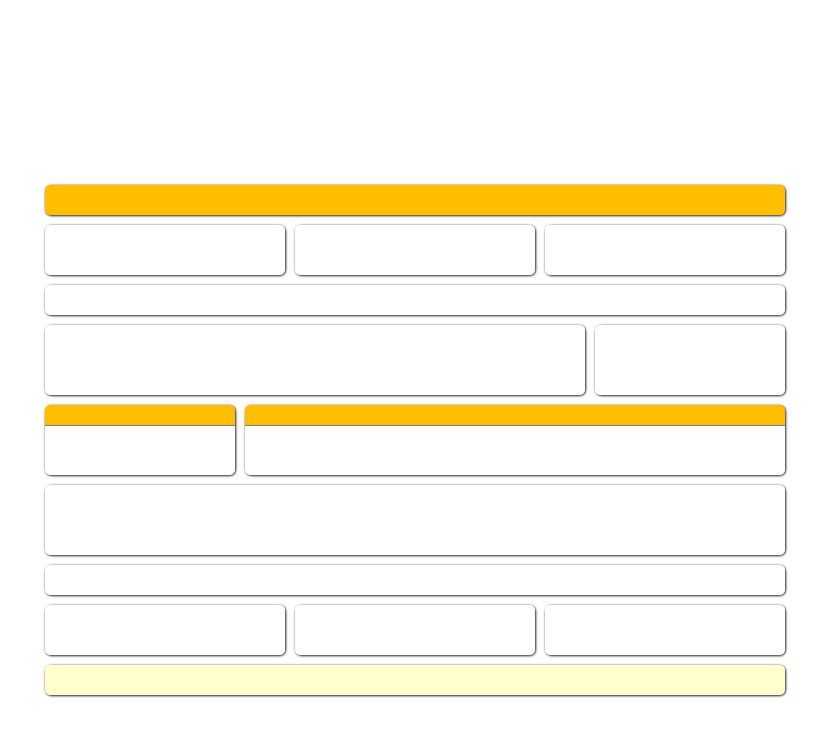
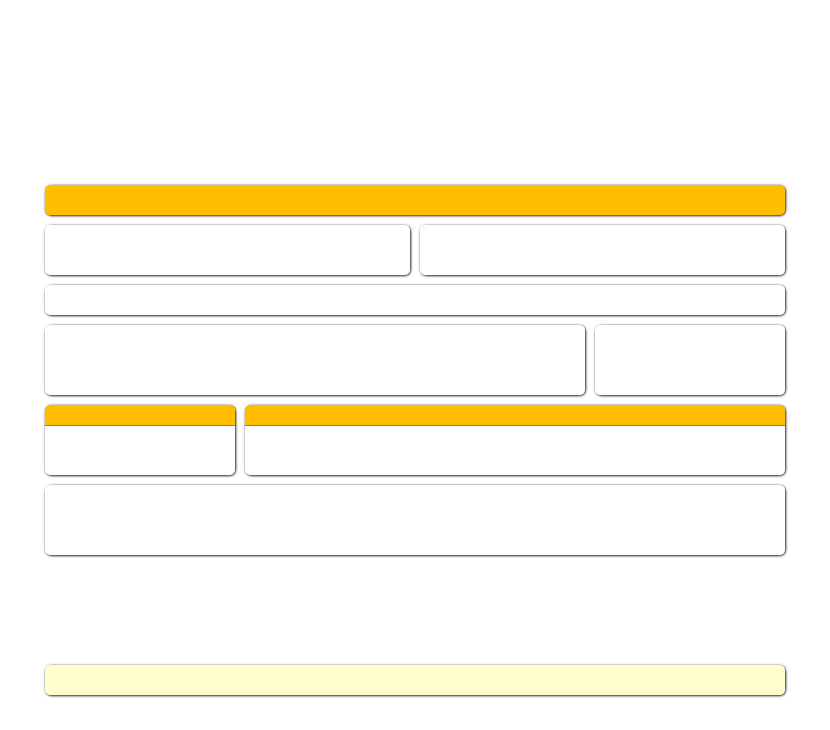
Layer changes from the first 830px x 730px image to the second:
painted on "header boxes" over (280, 225, 550, 275)
removed layer "footer widget" over (45, 565, 785, 595)
removed layer "footer boxes" over (45, 605, 785, 655)
